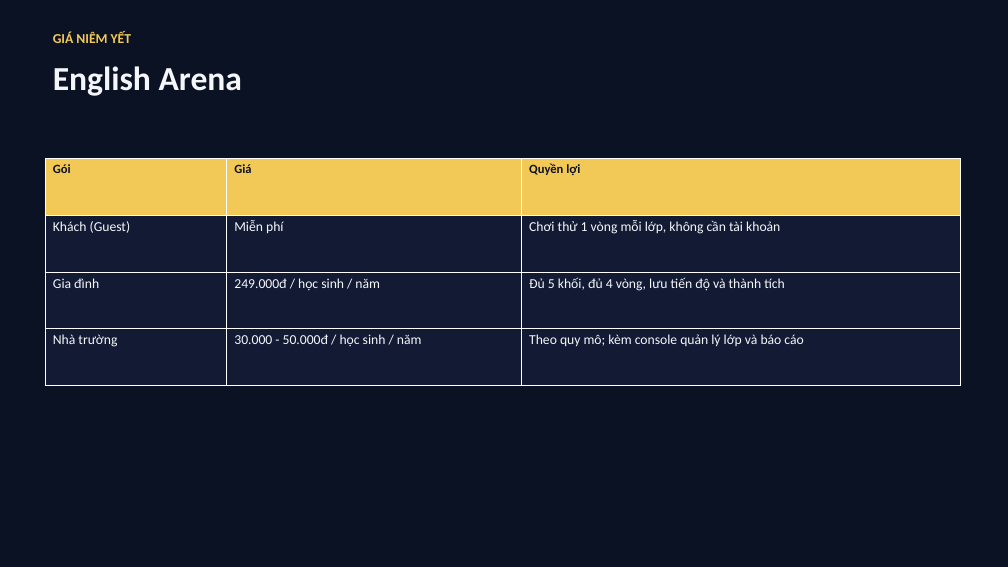
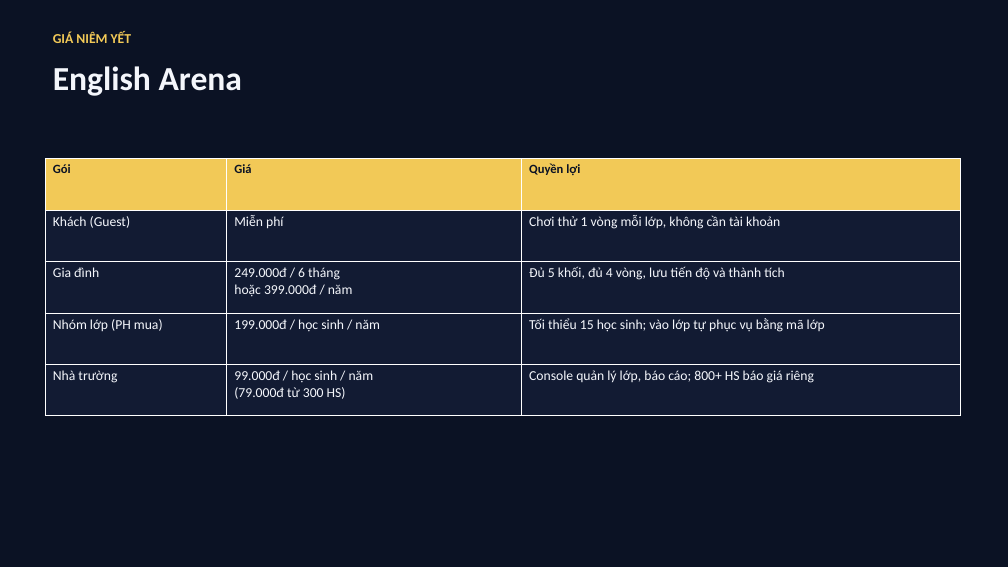
Before and after one commit to saintzzz/student-self-practice-web, a slide deck: slide 10 of docs/proposal-vieschool-khach-hang.pptx. Drawn at 1008x567 pixels with LibreOffice and Linux fonts; fonts in the diff are those of the drawing. Boxes give left, top, right and bottom in pixels: in the first picture for what was removed or moved away, otherwise in the second. Text is boxed around its words. In the diff, an @@ line names an element or a change of style, - is before the commit and + after.

```diff
--- a/docs/proposal-vieschool-khach-hang.pptx
+++ b/docs/proposal-vieschool-khach-hang.pptx
@@ table at [45, 159, 960, 416] @@
-row 3: Gia đình | 249.000đ / học sinh / năm | Đủ 5 khối, đủ 4 vòng, lưu tiến độ và thành tích
-row 4: Nhà trường | 30.000 - 50.000đ / học sinh / năm | Theo quy mô; kèm console quản lý lớp và báo cáo
+row 3: Gia đình | 249.000đ / 6 tháng / hoặc 399.000đ / năm | Đủ 5 khối, đủ 4 vòng, lưu tiến độ và thành tích
+row 4: Nhóm lớp (PH mua) | 199.000đ / học sinh / năm | Tối thiểu 15 học sinh; vào lớp tự phục vụ bằng mã lớp
+row 5: Nhà trường | 99.000đ / học sinh / năm / (79.000đ từ 300 HS) | Console quản lý lớp, báo cáo; 800+ HS báo giá riêng
```
Also in this commit, not shown: 2 other slides changed, 1 other file.
